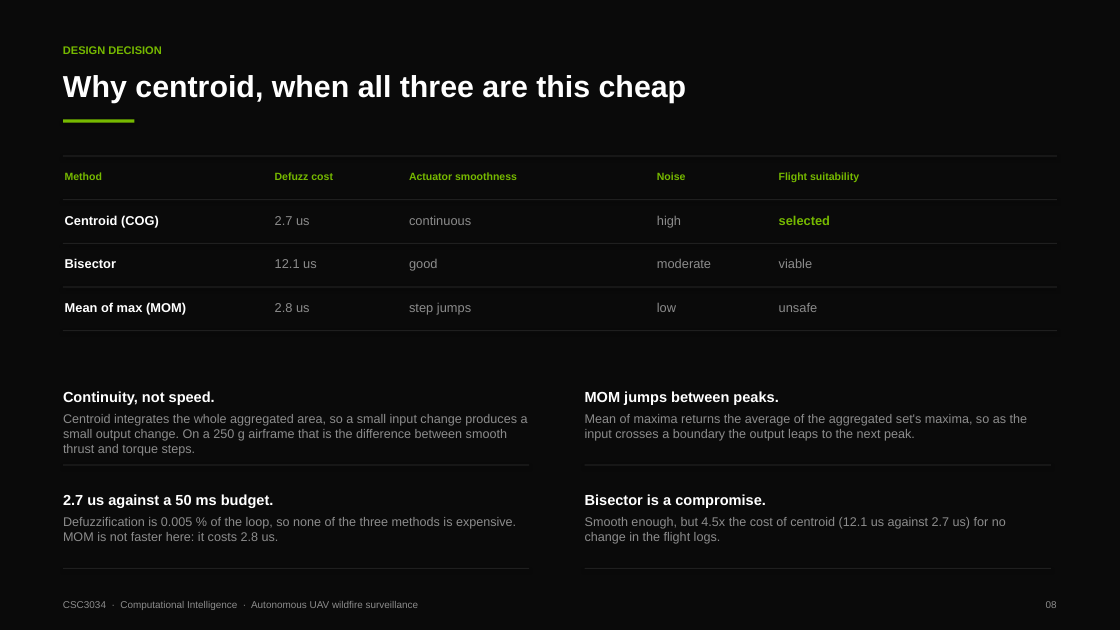
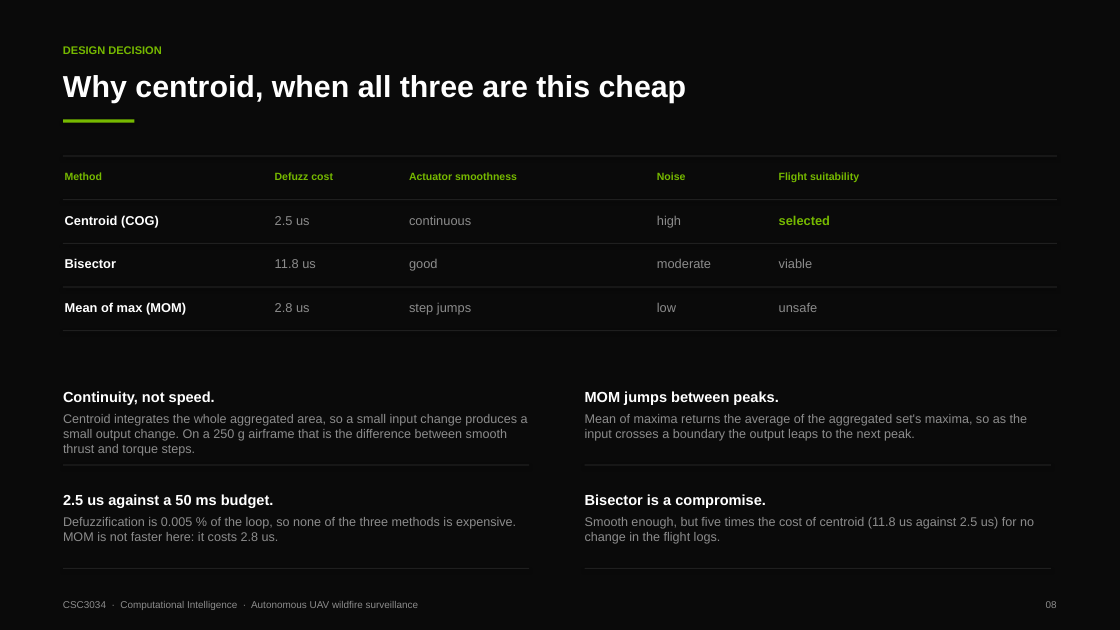
Before and after one commit to 123haiku/csc3034-fuzzy-wildfire-sim, a slide deck: slide 8 of docs/presentation/CSC3034_Presentation_Slides.pptx. Drawn at 1120x630 pixels with LibreOffice and Linux fonts; fonts in the diff are those of the drawing. Boxes give left, top, right and bottom in pixels: in the first picture for what was removed or moved away, otherwise in the second. Text is boxed around its words. In the diff, an @@ line names an element or a change of style, - is before the commit and + after.

```diff
--- a/docs/presentation/CSC3034_Presentation_Slides.pptx
+++ b/docs/presentation/CSC3034_Presentation_Slides.pptx
@@ table at (63,155,991,330) @@
-row 2, column 2: 2.7 us
+row 2, column 2: 2.5 us
-row 3, column 2: 12.1 us
+row 3, column 2: 11.8 us
@@ text at (63,494,274,508): text changed @@
-2.7 us against a 50 ms budget.
+2.5 us against a 50 ms budget.
@@ text at (585,517,1034,544): text changed @@
-Smooth enough, but 4.5x the cost of centroid (12.1 us against 2.7 us) for no change in the flight logs.
+Smooth enough, but five times the cost of centroid (11.8 us against 2.5 us) for no change in the flight logs.
```
Also in this commit, not shown: 3 other slides changed, 10 other files.
